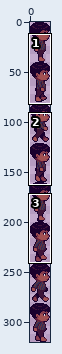
Two states of a sprite sheet, Assets/Sprites/Player/charChildWalkSideRight.png. The first picture is a wide view before the edit; the outline marks the close-up.
Close-up. Old version:
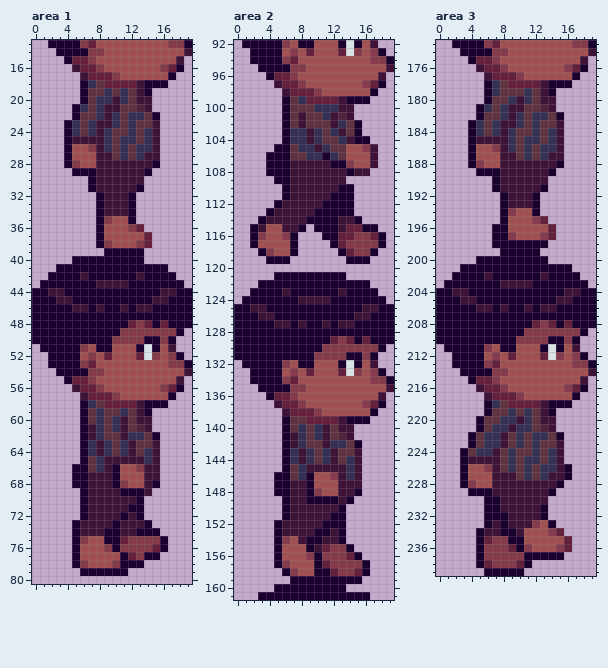
The file is 20x320 pixels. Shown: area 1: x 0..19, y 13..80; area 2: x 0..19, y 92..161; area 3: x 0..19, y 173..239. The commit also changed other parts of the picture, which this record leaves out.
And afterwards:
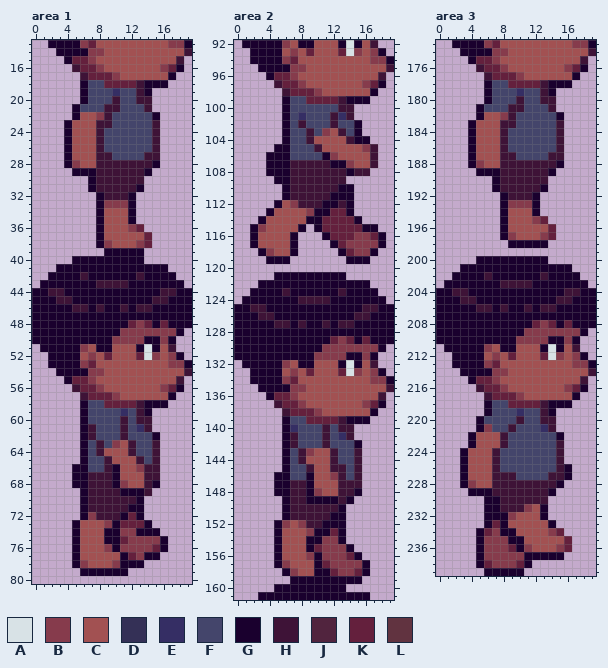
Palette (. is transparent): A #d8e2e6  B #863b4c  C #a25152  D #343056  E #352e64  F #44456b  G #1a002e  H #3e1337  J #51243e  K #64203d  L #613340
Edits made:
Changed rows in their new state; - is an unchanged pixel.
Area 1:
first column x 5:
18 --FF------
19 --FFFEFF--
20 --FFF-FF--
21 -FFF--FFF-
22 -CCB-FFFFF
23 CCC--FFFFF
24 CCC-FFFFFF
25 CCC-FFFFFF
26 --C-FFFFFF
27 -----FFFF-
first column x 9:
33 BBB
34 CCC
35 C--
first column x 7:
58 FF------
59 FFFFEF--
60 FFFF-F--
61 -FFF-FE-
62 -FFF-FFF
63 F-FBC-FF
64 F-CCC-FF
65 FF-CCC-F
66 FF------
first column x 6:
72 -B----K-
73 CCCB-KKK
74 CCC--BB-
75 C-------
Area 2:
first column x 7:
 99 FF------
100 FFFFFF--
101 FEFFF-E-
102 F-FFF-FF
103 FF-FBC-F
104 FF-CCCC-
105 FFF-CCC-
106 FFFF-BC-
first column x 3:
112 ---CB-----H-
113 --CCCCB--KK-
114 -CCCCC--KKKK
115 B--CC---KKK-
116 C--C-----K--
first column x 7:
139 FF------
140 EFFF-F--
141 -FFF-FE-
142 -FFF-FFF
143 F-BCC-FF
144 F-CCC-FF
145 FF-CC--F
146 FF-----F
first column x 6:
152 BCB----
153 CCCB--K
154 C-C--BB
155 ----KB-
Area 3:
first column x 5:
178 --FF------
179 --FFFEFF--
180 --FFF-FF--
181 -FFF--FFF-
182 -CCB-FFFFF
183 CCC--FFFFF
184 CCC-FFFFFF
185 CCC-FFFFFF
186 --C-FFFFFF
187 -----FFFF-
first column x 7:
193 --BBB-
194 --C---
196 .-----
197 .-----
198 ..----
199 -.....
first column x 4:
218 ---FF------
219 ---FFFEFF--
220 --FFFF-FF--
221 --BFF-FFFE-
222 -CCC-FFFFFF
223 -CCC-FFFFFF
224 CCC-FFFFFFF
225 CCC-FFFFFFF
226 --C-FFFFFFF
227 ------FFFF-
first column x 6:
231 -----BC
232 ---BCCC
233 -K-CCCC
234 KB--C--
235 B------
